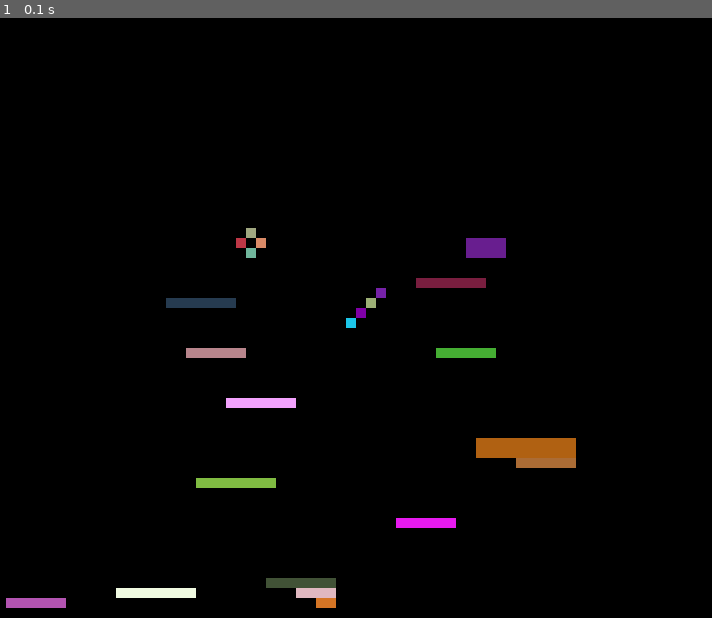
Above: before the commit, frame 1.
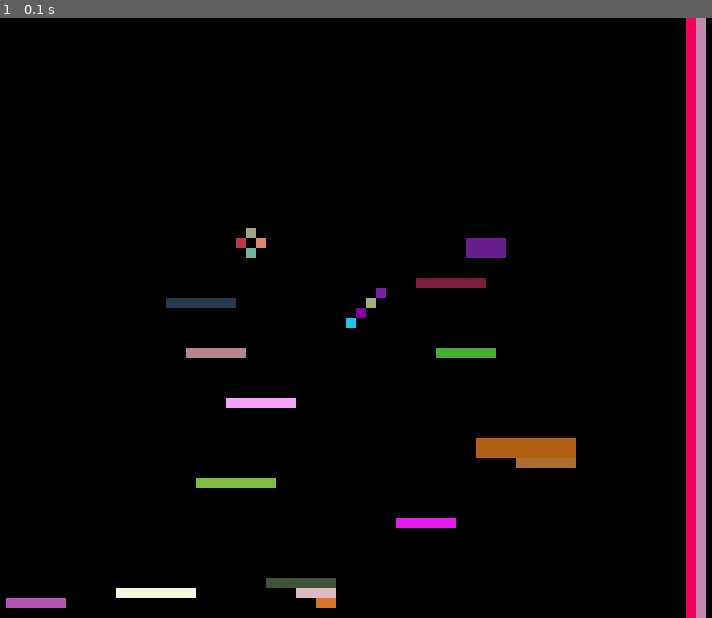
Above: after the commit, the same moment.

Repository: XrXr/RapidPygame
Game: pygame game, started from examples/collision level manager demo.py
Two runs of this game, one before a commit and one after it. Both use one fixed random seed, a clock stepped at 60 frames per second and the inputs below.
Inputs:
- Up to frame 1 (0.1 s): no input

The runs differ from the first frame. In frame 1, 2.8% of the frame differs, in the area x 96-100%, y 0-100%.

Commit message:
Fix for spawn and exit detection, improved example

Diff:
--- a/examples/collision level manager example.py
+++ b/examples/collision level manager demo.py
@@ -2,6 +2,9 @@
  Rapid Pygame
  https://github.com/XrXr/RapidPygame
  License: MIT
+
+ This demo is made to showcase how the collision level manager interprets
+ the level into rectangles.
 """
 import sys
 import os
@@ -22,7 +25,12 @@
 for rect in mgr.current_level.interpreted:
     color = (randrange(0, 256), randrange(0, 256), randrange(0, 256))
     a.fill(pygame.Color(color[0], color[1], color[2]), rect)
+
+for rect in mgr.current_level.exits:
+    color = (randrange(0, 256), randrange(0, 256), randrange(0, 256))
+    a.fill(pygame.Color(color[0], color[1], color[2]), rect)
 pygame.display.update()
+
 while True:
     for e in pygame.event.get():
         if e.type == pygame.QUIT:
--- a/examples/loader example.py
+++ b/examples/loader example.py
@@ -2,6 +2,7 @@
  Rapid Pygame
  https://github.com/XrXr/RapidPygame
  License: MIT
+ example for loading images
 """
 import sys
 import os
--- a/rapidpg/levelmgr/collision.py
+++ b/rapidpg/levelmgr/collision.py
@@ -28,9 +28,6 @@
         self.player = player
         self.config = config
         self.data = data
-        # making a copy since interpreting a level is destructive
-        # and the original is needed for drawing
-        self.map = deepcopy(data)
         self.tiles = tiles
         self.background = background
         for k in tiles:
@@ -40,8 +37,8 @@
 
     def fill_bottom(self):
         """
-        return a list of rects that fills all the space below the interpreted level
-        Destructive
+        Return a list of rects that fills all the space below the interpreted level
+        *Broken*
         """
         rect_list = []
         for l in range(len(self.data)):
@@ -67,7 +64,7 @@
 
     def interpret(self):
         """
-        Interpret a level. Destructive.
+        Interpret a level.
         :return: Three tuple that looks like (rect_list, spawn, exits)
         """
         exit_char = 'e'
@@ -123,9 +120,9 @@
                     height = lowest if lowest != float("inf") else 1
                     rect_list.append(Rect(char * tile_width, line * tile_width,
                                           width * tile_width, height * tile_width))
+                elif raw[line][char] == spawn_char:
+                    spawn = (char * tile_width, line * tile_width)
                 elif raw[line][char] == exit_char:
-                    spawn = (char * tile_width, line * tile_width)
-                elif raw[line][char] == spawn_char:
                     exits.append(Rect(char * tile_width, 0, tile_width, level_height))
         return rect_list, spawn, exits
 
Not shown, changed: examples/collision_level/map
Not shown, changed: rapidpg/levelmgr/level format.md
